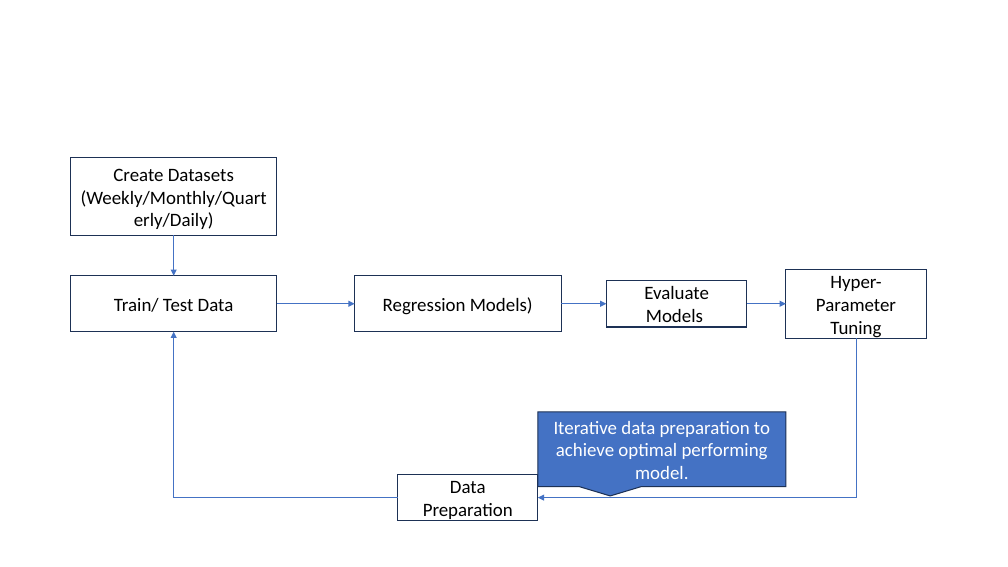
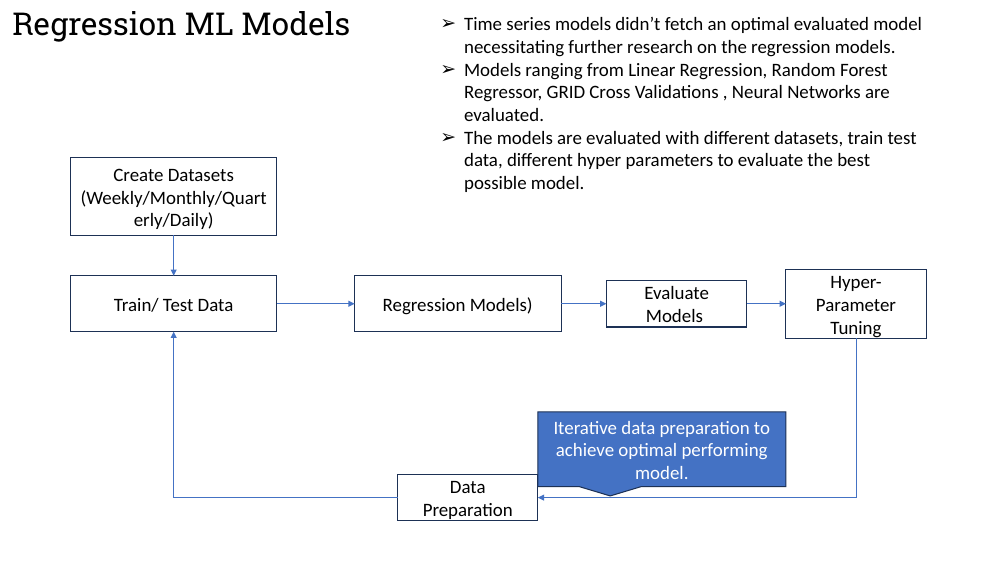
Before and after one commit to raku43/MScDACapstone, a slide deck: slide 12 of PPT_Msc_Capstone.pptx (slide 11 before the commit). Drawn at 1008x567 pixels with LibreOffice and Linux fonts; fonts in the diff are those of the drawing. Boxes give left, top, right and bottom in pixels: in the first picture for what was removed or moved away, otherwise in the second. Text is boxed around its words. In the diff, an @@ line names an element or a change of style, - is before the commit and + after.

```diff
--- a/PPT_Msc_Capstone.pptx
+++ b/PPT_Msc_Capstone.pptx
@@ text added at (x1=12, y1=11, x2=350, y2=42), 30 pt, text #000000 @@
+Regression ML Models
@@ text added at (x1=464, y1=17, x2=922, y2=192), 18 pt, text #000000 @@
+➢ Time series models didn’t fetch an optimal evaluated model necessitating further research on the regression models.
+➢ Models ranging from Linear Regression, Random Forest Regressor, GRID Cross Validations , Neural Networks are evaluated.
+➢ The models are evaluated with different datasets, train test data, different hyper parameters to evaluate the best possible model.
```
Also in this commit, not shown: 1 other slide changed, 5 slides added, 1 slide removed.
